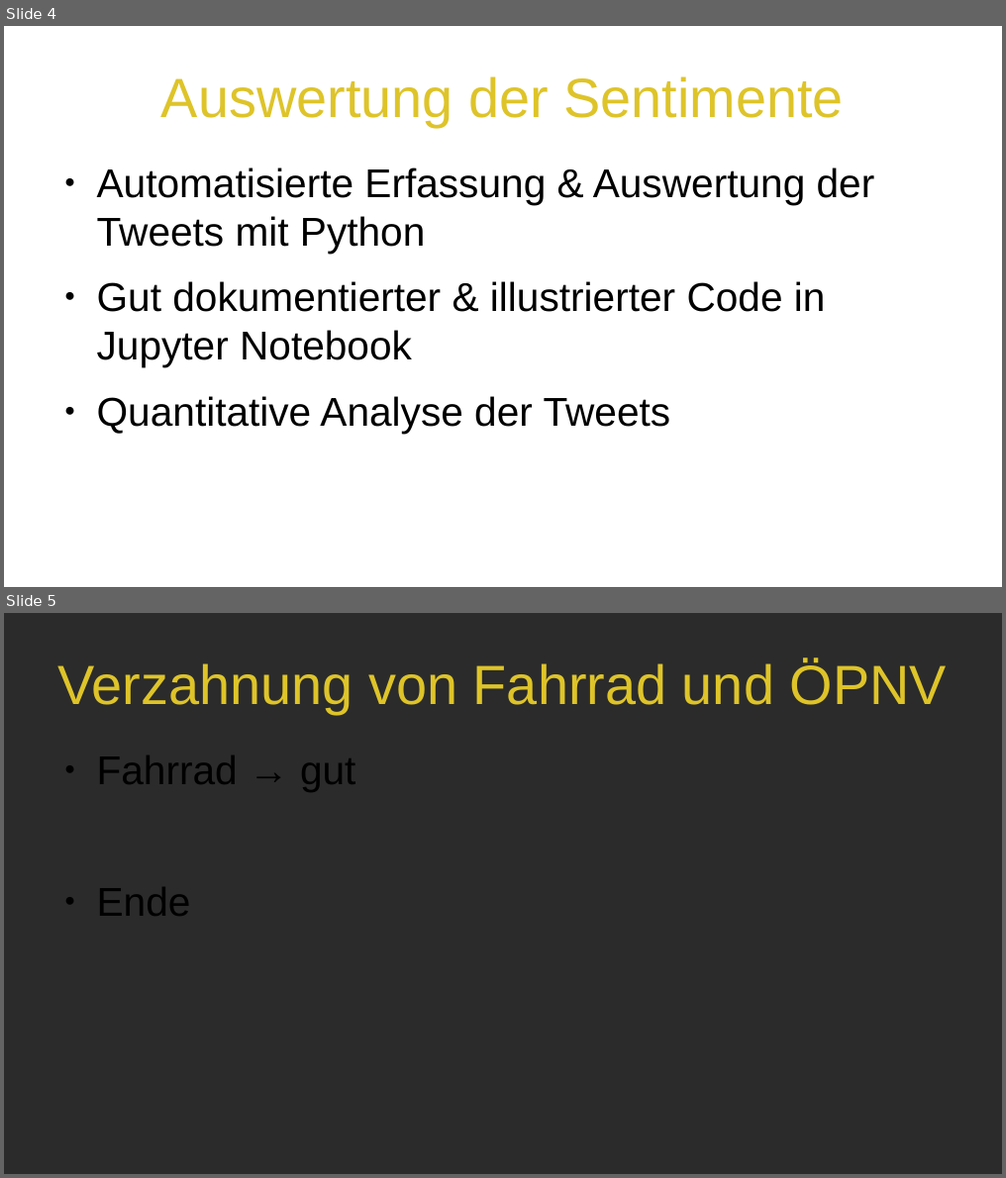
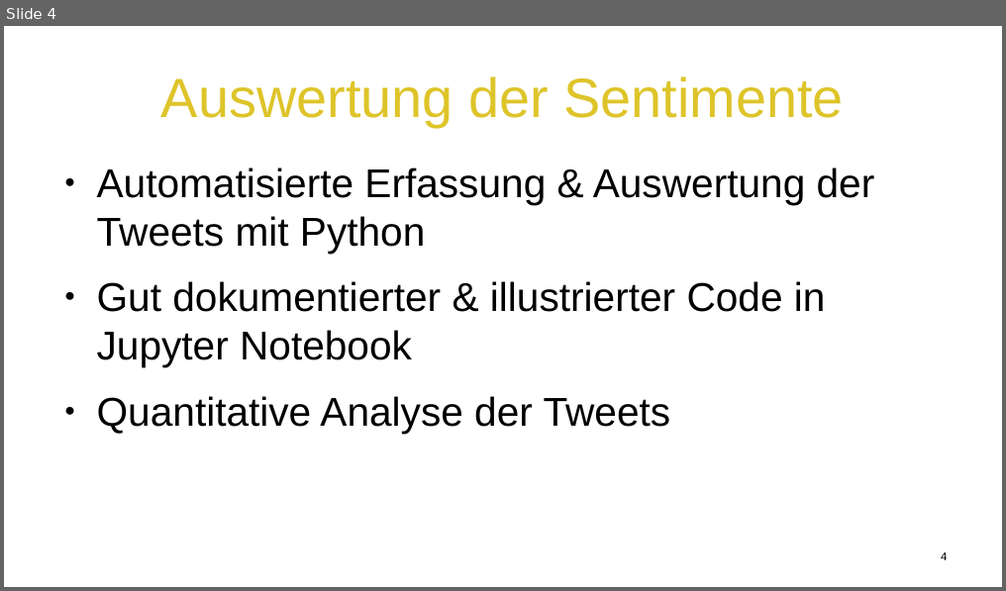
Before and after one commit to ohneBohne/Data_Challenges, a slide deck: EVP.odp. Shown one above the other, each under a label of ours: slides 4 and 5 before the commit, slide 4 after it. The pictures are 1006x1178 and 1006x591 pixels, drawn with LibreOffice and Linux fonts; fonts in the diff are those of the drawing; background and template pictures are left out; a plain dark background stands for a picture behind light text. Boxes give left, top, right and bottom in pixels: in the first picture for what was removed or moved away, otherwise in the second. Text is boxed around its words. In the diff, an @@ line names an element or a change of style, - is before the commit and + after.

```diff
--- a/EVP.odp
+++ b/EVP.odp
@@ slide 5 removed at (4, 613, 1002, 1174), background picture (left out) @@
@@ title removed at (58, 661, 946, 714) @@
-Verzahnung von Fahrrad und ÖPNV
@@ text removed at (97, 756, 355, 916) @@
-● Fahrrad → gut
-● Ende
@@ slide 4 changed as well @@
@@ page number added at (941, 553, 946, 561), 9 pt, text #000000 @@
+4
```
Also in this commit, not shown: 3 other slides changed, 2 slides added, 1 other file.
